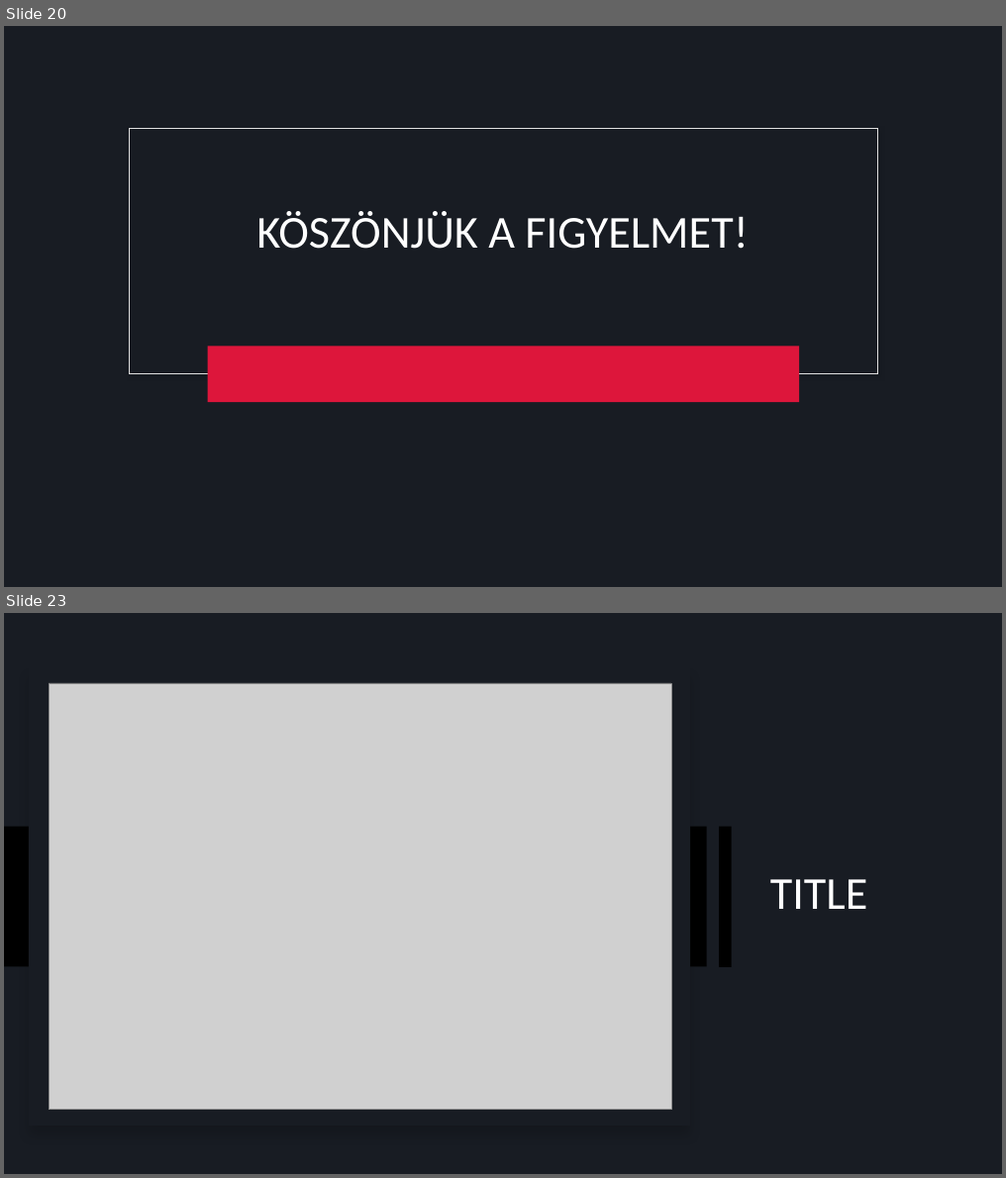
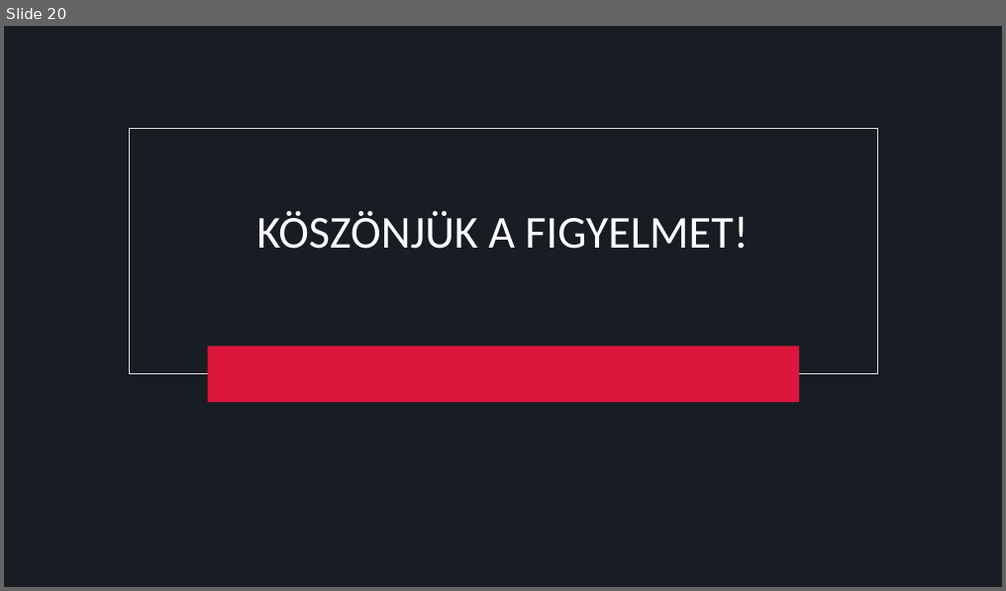
Before and after one commit to ketonBever0/Trefort_Esport, a slide deck: E-sport_portal.pptx. Shown one above the other, each under a label of ours: slides 20 and 23 before the commit, slide 20 after it; the slides between them are not shown. The pictures are 1006x1178 and 1006x591 pixels, drawn with LibreOffice and Linux fonts; fonts in the diff are those of the drawing; grey boxes stand for pictures. Boxes give left, top, right and bottom in pixels: in the first picture for what was removed or moved away, otherwise in the second. Text is boxed around its words. In the diff, an @@ line names an element or a change of style, - is before the commit and + after.

```diff
--- a/E-sport_portal.pptx
+++ b/E-sport_portal.pptx
@@ slide 23 removed at <box>4,613,1002,1174</box>, background #181C23 @@
@@ rectangle removed at <box>29,667,690,1126</box> @@
@@ picture removed at <box>49,683,672,1110</box> @@
@@ rectangle removed at <box>4,827,707,967</box> @@
@@ rectangle removed at <box>719,827,732,967</box> @@
@@ title removed at <box>770,879,868,909</box> @@
-TITLE
```
Also in this commit, not shown: 15 other slides removed.
